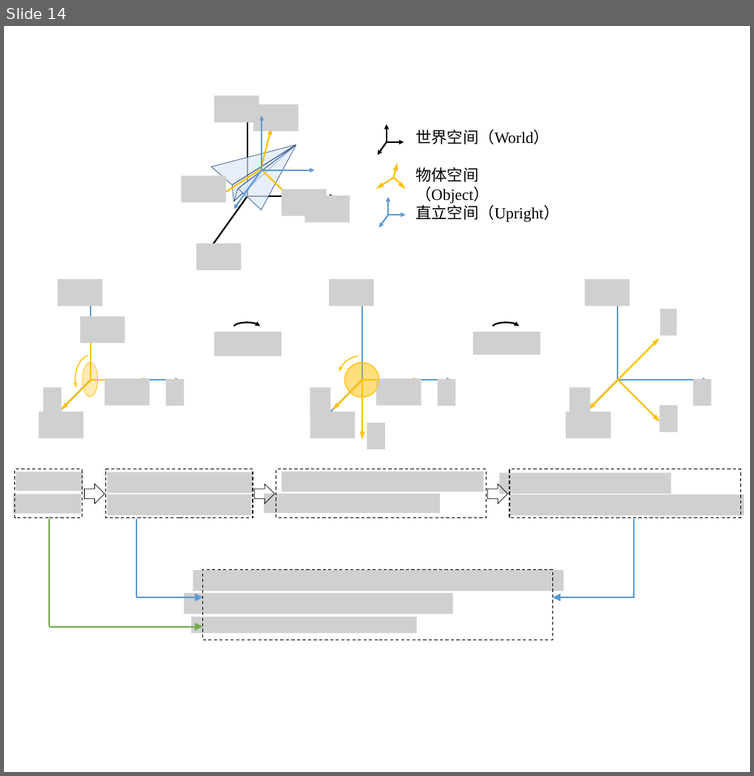
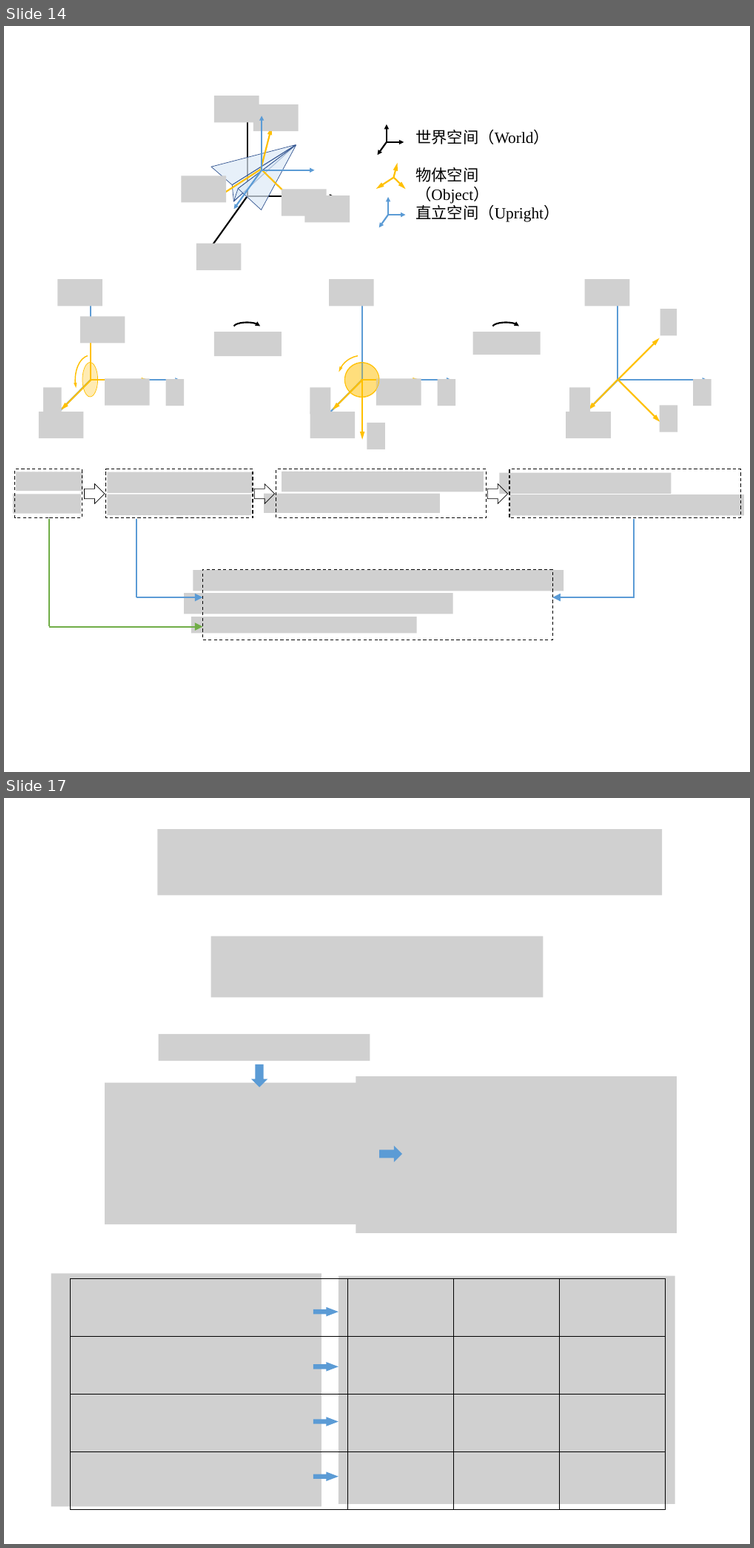
Before and after one commit to ydc258ttbaby/ydc, a slide deck: workfiles/RTR4/绘图.pptx. Shown one above the other, each under a label of ours: slide 14 before the commit, slides 14 and 17 after it; the slides between them are not shown. The pictures are 754x776 and 754x1548 pixels, drawn with LibreOffice and Linux fonts; fonts in the diff are those of the drawing; grey boxes stand for pictures. Boxes give left, top, right and bottom in pixels: in the first picture for what was removed or moved away, otherwise in the second. Text is boxed around its words. In the diff, an @@ line names an element or a change of style, - is before the commit and + after.

```diff
--- a/workfiles/RTR4/绘图.pptx
+++ b/workfiles/RTR4/绘图.pptx
@@ slide 17 added at (4,798,750,1544), background #FFFFFF @@
@@ picture added at (157,829,662,895) @@
@@ rectangle added at (153,926,600,1007), fill #FFFFFF @@
@@ picture added at (211,936,543,997) @@
@@ rectangle added at (77,1027,673,1241), fill #FFFFFF @@
@@ picture added at (159,1034,370,1061) @@
@@ picture added at (105,1082,426,1224) @@
@@ down arrow added at (251,1064,267,1087), fill #5B9BD5 @@
@@ picture added at (356,1076,677,1233) @@
@@ down arrow added at (379,1145,402,1162), fill #5B9BD5 @@
@@ picture added at (51,1273,321,1506) @@
@@ table added at (70,1278,666,1509), 4 rows, 4 columns @@
+ |  |  | 
+ |  |  | 
+ |  |  | 
+ |  |  | 
@@ picture added at (338,1276,675,1504) @@
@@ down arrow added at (313,1306,338,1316), fill #5B9BD5 @@
@@ down arrow added at (313,1362,338,1371), fill #5B9BD5 @@
@@ down arrow added at (313,1417,338,1426), fill #5B9BD5 @@
@@ down arrow added at (313,1471,338,1481), fill #5B9BD5 @@
```
Also in this commit, not shown: 4 slides changed, 3 other slides added, 46 other files.
